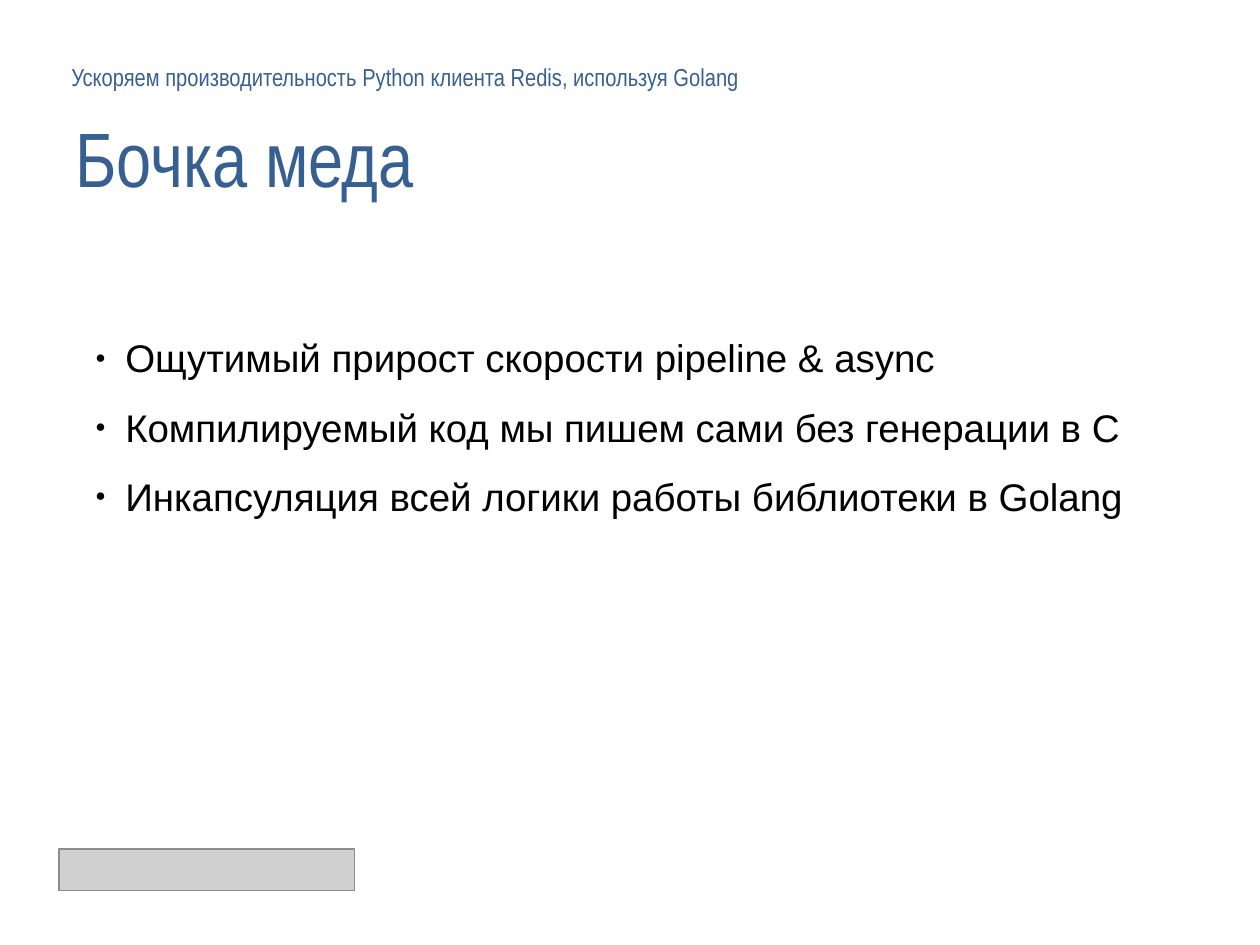
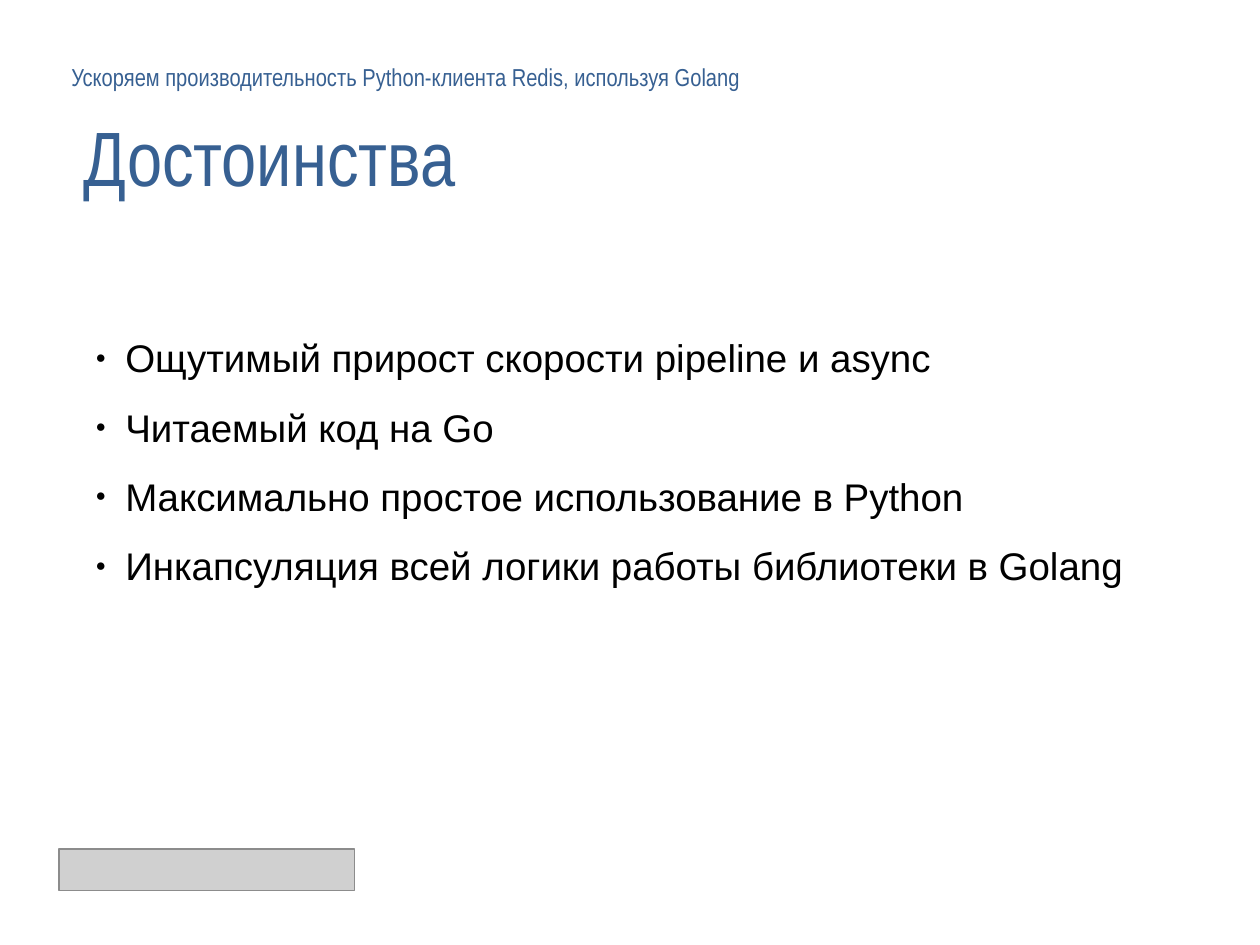
Before and after one commit to deslum/gopipe, a slide deck: slide 24 of presentation.pptx (slide 22 before the commit). Drawn at 1260x945 pixels with LibreOffice and Linux fonts; fonts in the diff are those of the drawing; grey boxes stand for pictures; background and template pictures are left out. Boxes give left, top, right and bottom in pixels: in the first picture for what was removed or moved away, otherwise in the second. Text is boxed around its words. In the diff, an @@ line names an element or a change of style, - is before the commit and + after.

Commit message:
Fix presentation

```diff
--- a/presentation.pptx
+++ b/presentation.pptx
@@ text in free at [71,68,740,91]: text changed @@
-Ускоряем производительность Python клиента Redis, используя Golang
+Ускоряем производительность Python-клиента Redis, используя Golang
@@ free removed at [63,98,1197,215] @@
-Бочка меда
@@ free added at [71,98,1205,174], 44 pt, text #376092 @@
+Достоинства
@@ text at [125,343,964,519]: text changed @@
-● Ощутимый прирост скорости pipeline & async
-● Компилируемый код мы пишем сами без генерации в С
+● Ощутимый прирост скорости pipeline и async
+● Читаемый код на Go
+● Максимально простое использование в Python
```
Also in this commit, not shown: 19 other slides changed, 3 slides added, 1 slide removed, 4 other files.
